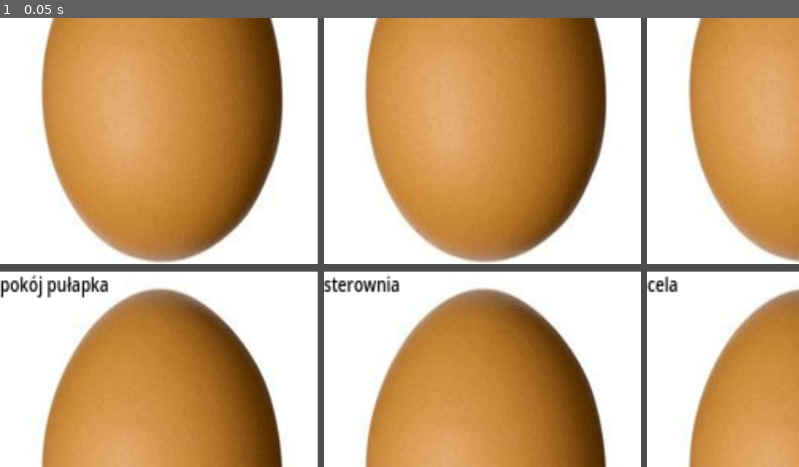
Above: before the commit, frame 1.
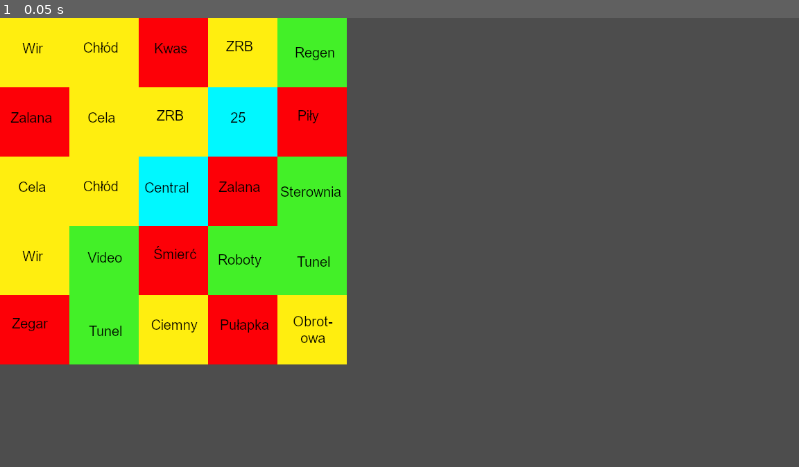
Above: after the commit, the same moment.

Repository: super12pl/strona25
Game: Godot game, scene res://gameBoard.tscn
The game is run twice, just before and just after one commit, with the same random seed, the same clock (stepped at 60 frames per second) and the same inputs.
Inputs:
- Up to frame 1 (0.05 s): no input

The runs differ from the first frame. In frame 1, 98% of the frame differs, in the area x 0-100%, y 0-100%.

Commit message:
dodaje generację pokoi opartą na tilemap i tileset jak i autorski tileset

Diff:
--- a/gameBoard.gd
+++ b/gameBoard.gd
@@ -1,22 +1,38 @@
-extends GridContainer
+extends TileMap
+##Stałe
+var zielonepokojeindex = ["sala wideo","ruchomy pokój","pokój z tunelem","komora robotów","komora regeneracji","pusty pokój","sterownia"]
+var żółtepokojeindex = ["pokój z wirem","cela","ciemny pokój","komora chłodu","komora obrotowa","komora zakłócania","pokój ZRB","pokój luster"]
+var czerwonepokojeindex = ["wanna z kwasem","zalana komora","pokój pułapka","pokój iluzji","komora śmierci", "pokój paranoi","pokój zegarowy","komora pił"]
+
+##Zależne od użytkownika
 var zielonepokoje = ["sala wideo","ruchomy pokój","sterownia","pokój z tunelem","pokój z tunelem","pokój z tunelem","komora robotów","komora robotów","komora regeneracji","komora regeneracji"]
 var żółtepokoje = ["pokój z wirem","pokój z wirem","cela","cela","ciemny pokój","ciemny pokój","komora chłodu","komora chłodu","komora obrotowa","komora obrotowa","komora zakłócania","pokój ZRB","pokój ZRB","pokój luster"]
 var czerwonepokoje = ["wanna z kwasem","wanna z kwasem","zalana komora","zalana komora","pokój pułapka","pokój pułapka","pokój iluzji","komora śmierci","komora śmierci", "pokój paranoi","pokój zegarowy","komora pił","komora pił"]
+
 ## Called when the node enters the scene tree for the first time.
 func _ready():
-	var iloscPokoi = 25
-	var pokoje = zielonepokoje + żółtepokoje + czerwonepokoje
+	var kolumny = 5
+	var szeregi = 5
+	var pokoje = zielonepokoje + czerwonepokoje + żółtepokoje
+	pokoje.append("pokój 25")
 	randomize()
 	pokoje.shuffle()
-	for n in iloscPokoi:
-		var tile = TextureRect.new()
-		tile.texture = load("res://jajo.jpg") #zamiast jaja będzie ładować pokoje[n].png
-		tile.stretch_mode = TextureRect.STRETCH_KEEP_ASPECT_CENTERED #NIE DA SIĘ TEGO KURWA SKALOWAĆ JA PIERDOLE
-		var label = Label.new()
-		label.text = pokoje[n]
-		label.horizontal_alignment = HORIZONTAL_ALIGNMENT_CENTER
-		label.vertical_alignment = VERTICAL_ALIGNMENT_CENTER #AAAAAAAAAAAAAAAAAAAAAAAAAAAAAAAAAAAAAAAAAAAA
-		label.add_theme_font_size_override("font_size",10)
-		label.add_theme_color_override("font_color","black")
-		tile.add_child(label)
-		add_child(tile)
+	for kolumna in kolumny:
+		for szereg in szeregi:
+			var tile = ""
+			if kolumna == int(ceil(kolumny/2)) and szereg == int(ceil(szeregi/2)):
+				tile = "pokój centralny"
+				set_cell(0,Vector2i(kolumna,szereg),0,Vector2i(0,3))
+			elif pokoje.size() > 0:
+				tile = pokoje.pop_front()
+				if tile=="pokój 25":
+					set_cell(0,Vector2i(kolumna,szereg),0,Vector2i(1,3))
+				elif zielonepokojeindex.has(tile):
+					set_cell(0,Vector2i(kolumna,szereg),0,Vector2i(zielonepokojeindex.find(tile,0),0))
+				elif żółtepokojeindex.has(tile):
+					set_cell(0,Vector2i(kolumna,szereg),0,Vector2i(żółtepokojeindex.find(tile,0),1))
+				elif czerwonepokojeindex.has(tile):
+					set_cell(0,Vector2i(kolumna,szereg),0,Vector2i(czerwonepokojeindex.find(tile,0),2))
+			else:
+				tile = "pusty pokój"
+				set_cell(0,Vector2i(kolumna,szereg),0,Vector2i(zielonepokojeindex.find(tile,0),0))
--- a/gameBoard.tscn
+++ b/gameBoard.tscn
@@ -1,15 +1,49 @@
-[gd_scene load_steps=2 format=3 uid="uid://cckc05uk0frwy"]
+[gd_scene load_steps=5 format=3 uid="uid://cckc05uk0frwy"]
 
+[ext_resource type="Texture2D" uid="uid://hh0xqnkllhfc" path="res://strona25tileset.png" id="1_kxtcj"]
 [ext_resource type="Script" path="res://gameBoard.gd" id="1_wmbur"]
 
-[node name="Board" type="GridContainer"]
-anchors_preset = 15
-anchor_right = 1.0
-anchor_bottom = 1.0
-grow_horizontal = 2
-grow_vertical = 2
-scale = Vector2(2.28783, 2.69368)
-size_flags_horizontal = 6
-size_flags_vertical = 6
-columns = 5
+[sub_resource type="TileSetAtlasSource" id="TileSetAtlasSource_pobub"]
+texture = ExtResource("1_kxtcj")
+texture_region_size = Vector2i(100, 100)
+0:0/0 = 0
+1:0/0 = 0
+2:0/0 = 0
+3:0/0 = 0
+4:0/0 = 0
+5:0/0 = 0
+6:0/0 = 0
+7:0/0 = 0
+0:1/0 = 0
+1:1/0 = 0
+2:1/0 = 0
+3:1/0 = 0
+4:1/0 = 0
+5:1/0 = 0
+6:1/0 = 0
+7:1/0 = 0
+0:2/0 = 0
+1:2/0 = 0
+2:2/0 = 0
+3:2/0 = 0
+4:2/0 = 0
+5:2/0 = 0
+6:2/0 = 0
+7:2/0 = 0
+0:3/0 = 0
+1:3/0 = 0
+2:3/0 = 0
+3:3/0 = 0
+4:3/0 = 0
+5:3/0 = 0
+6:3/0 = 0
+7:3/0 = 0
+
+[sub_resource type="TileSet" id="TileSet_sqbjv"]
+tile_size = Vector2i(100, 100)
+sources/0 = SubResource("TileSetAtlasSource_pobub")
+
+[node name="TileMap" type="TileMap"]
+tile_set = SubResource("TileSet_sqbjv")
+format = 2
 script = ExtResource("1_wmbur")
Not shown, removed: icon.svg.import
Binary file removed: jajo.jpg
Not shown, removed: jajo.jpg.import
Binary file added: strona25tileset.png
Not shown, added: strona25tileset.xcf
